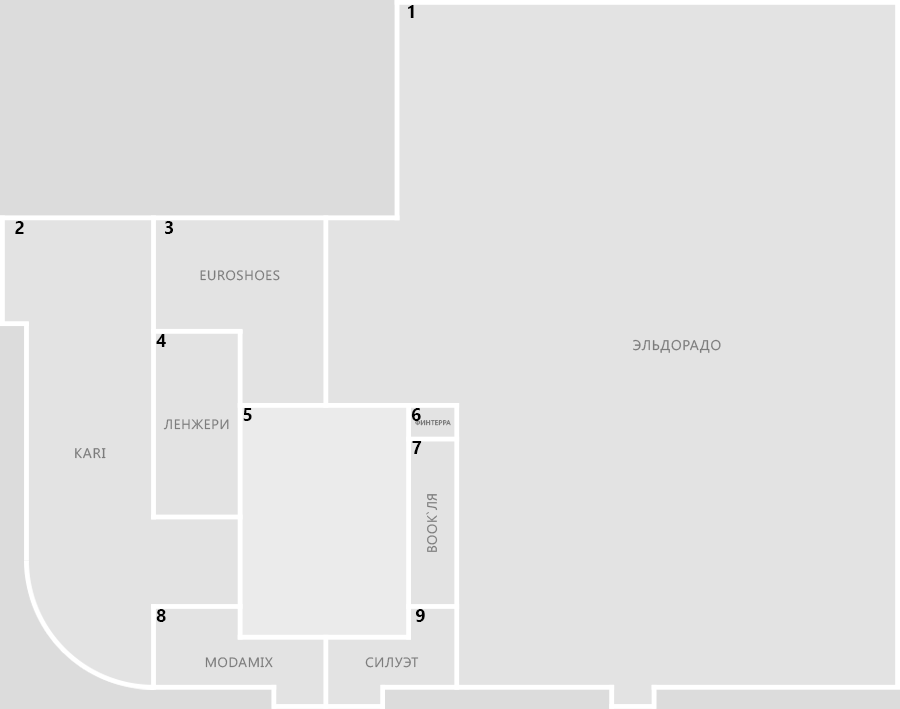
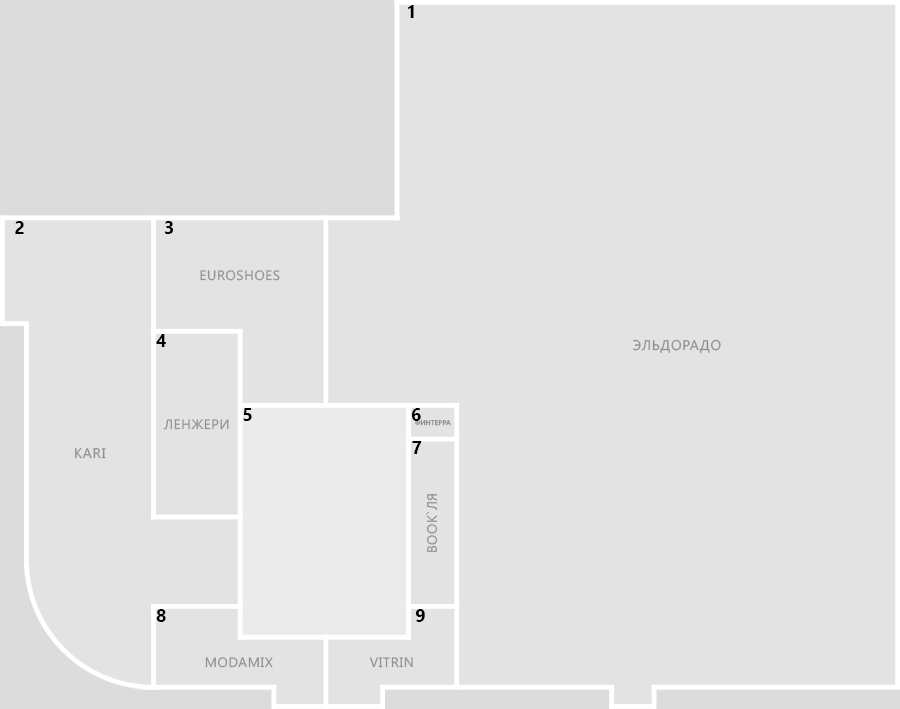
Layers edited between the first and the second 900 × 709 image:
removed layer "Эльдорадо" from group "кор" over [633, 340, 721, 353]
removed layer "Kari" from group "кор" over [75, 448, 106, 458]
removed layer "Modamix" from group "кор" over [206, 657, 273, 668]
removed layer "Силуэт" from group "кор" over [365, 657, 419, 668]
removed layer "Финтерра" from group "кор" over [415, 420, 451, 426]
removed layer "Book`ля" from group "кор" over [426, 494, 437, 552]
removed layer "Ленжери" from group "кор" over [164, 419, 229, 430]
removed layer "Euroshoes" from group "кор" over [200, 270, 280, 281]
added layer "Слой 1" (60%) in group "кор" over [75, 270, 721, 668]
